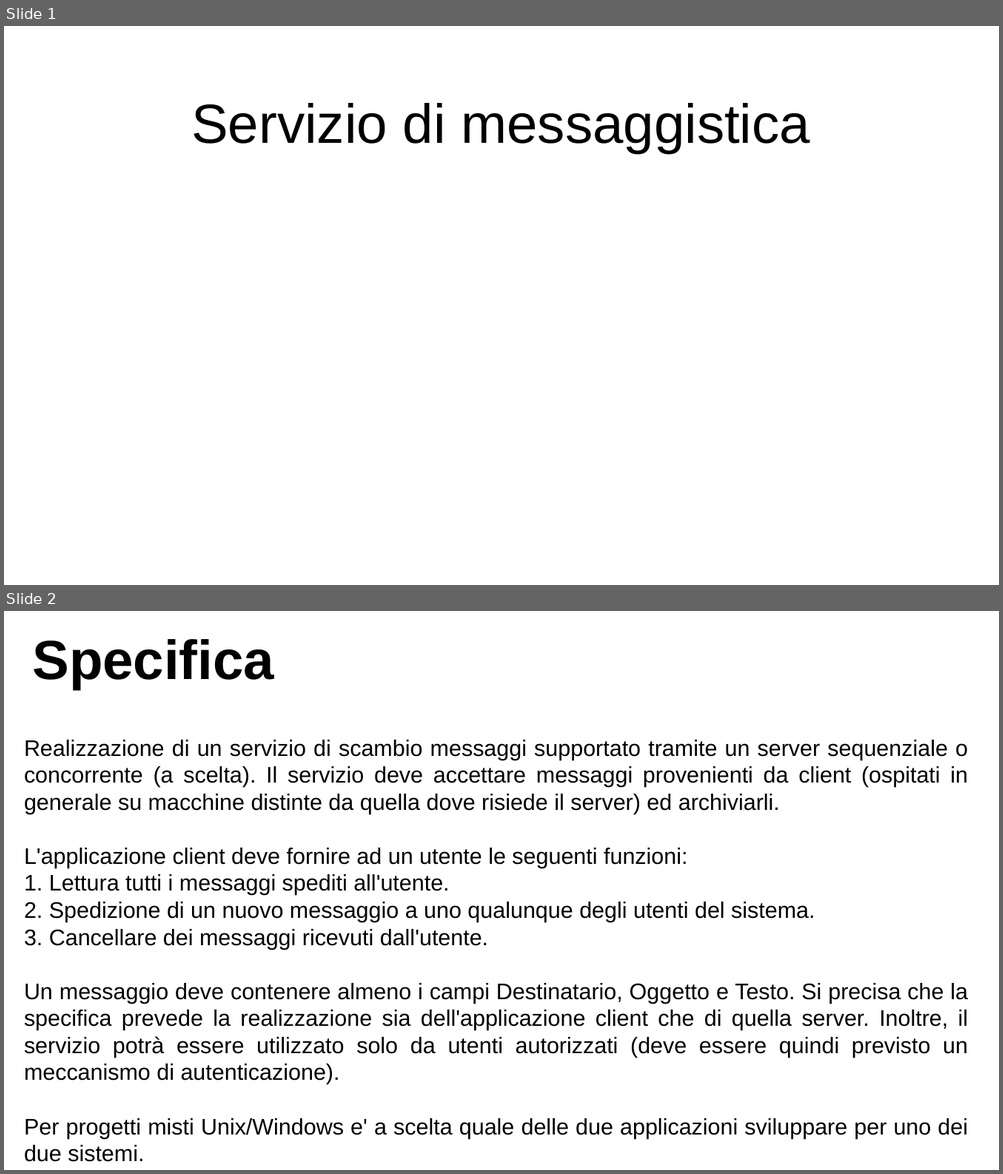
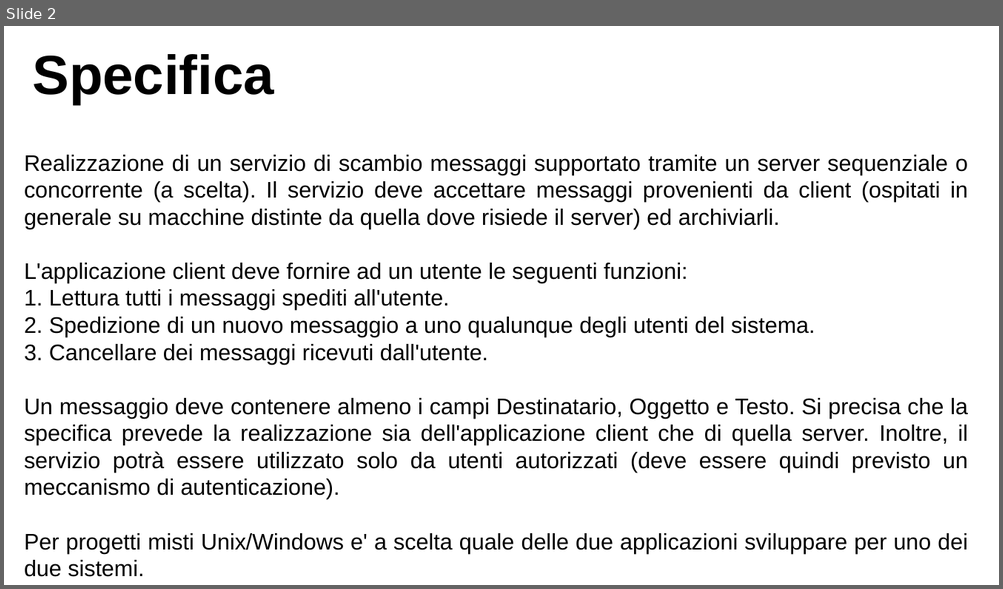
Before and after one commit to lucaMastro/progetto_SO, a slide deck: presentazione_progetto_SO.odp. Shown one above the other, each under a label of ours: slides 1 and 2 before the commit, slide 2 after it. The pictures are 1003x1174 and 1003x589 pixels, drawn with LibreOffice and Linux fonts; fonts in the diff are those of the drawing. Boxes give left, top, right and bottom in pixels: in the first picture for what was removed or moved away, otherwise in the second. Text is boxed around its words. In the diff, an @@ line names an element or a change of style, - is before the commit and + after.

```diff
--- a/presentazione_progetto_SO.odp
+++ b/presentazione_progetto_SO.odp
@@ slide 1 removed at (x1=4, y1=26, x2=999, y2=585), background #FFFFFF @@
@@ title removed at (x1=191, y1=103, x2=810, y2=153) @@
-Servizio di messaggistica
```
Also in this commit, not shown: 9 slides changed, 11 slides added.
